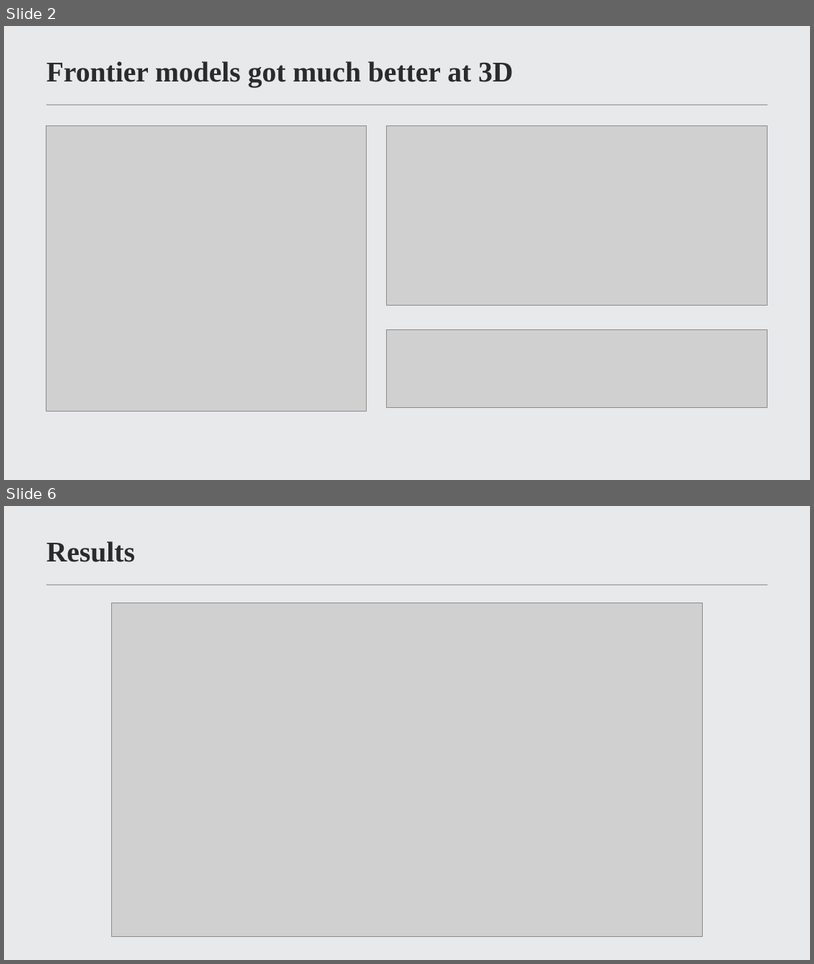
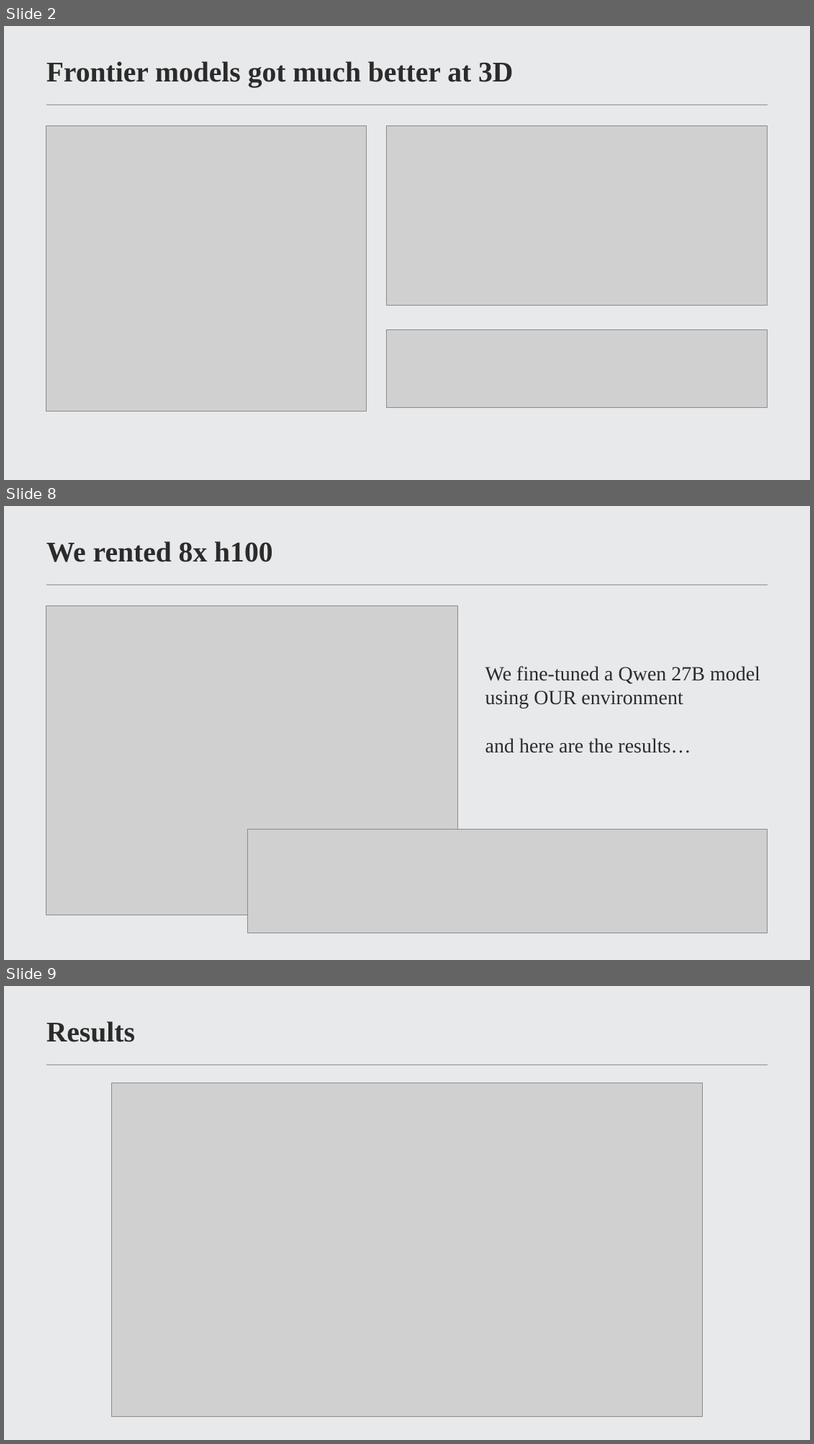
Before and after one commit to MrNaakka/bidy2, a slide deck: docs/framehunt-pitch-short.pptx. Shown one above the other, each under a label of ours: slides 2 and 6 before the commit, slides 2, 8 and 9 after it; the slides between them are not shown. The pictures are 814x964 and 814x1444 pixels, drawn with LibreOffice and Linux fonts; fonts in the diff are those of the drawing; grey boxes stand for pictures; background and template pictures are left out. Boxes give left, top, right and bottom in pixels: in the first picture for what was removed or moved away, otherwise in the second. Text is boxed around its words. In the diff, an @@ line names an element or a change of style, - is before the commit and + after.

Commit message:
Pitch deck: environment, log video, Opus failure and team slides before results

```diff
--- a/docs/framehunt-pitch-short.pptx
+++ b/docs/framehunt-pitch-short.pptx
@@ slide 8 added at <box>4,506,810,960</box>, background picture (left out); not listed: 1 template element that a slide beside it also shows @@
@@ title added at <box>46,541,273,562</box>, 34 pt, text #2B2B2B, bold @@
+We rented 8x h100
@@ picture added at <box>46,606,458,914</box> @@
@@ text added at <box>486,666,761,753</box>, 24 pt, text #2B2B2B @@
+We fine-tuned a Qwen 27B model using OUR environment
+and here are the results…
@@ picture added at <box>248,829,768,932</box> @@
@@ what was slide 6 is now slide 9 @@
```
Also in this commit, not shown: 4 slides changed, 2 other slides added.
